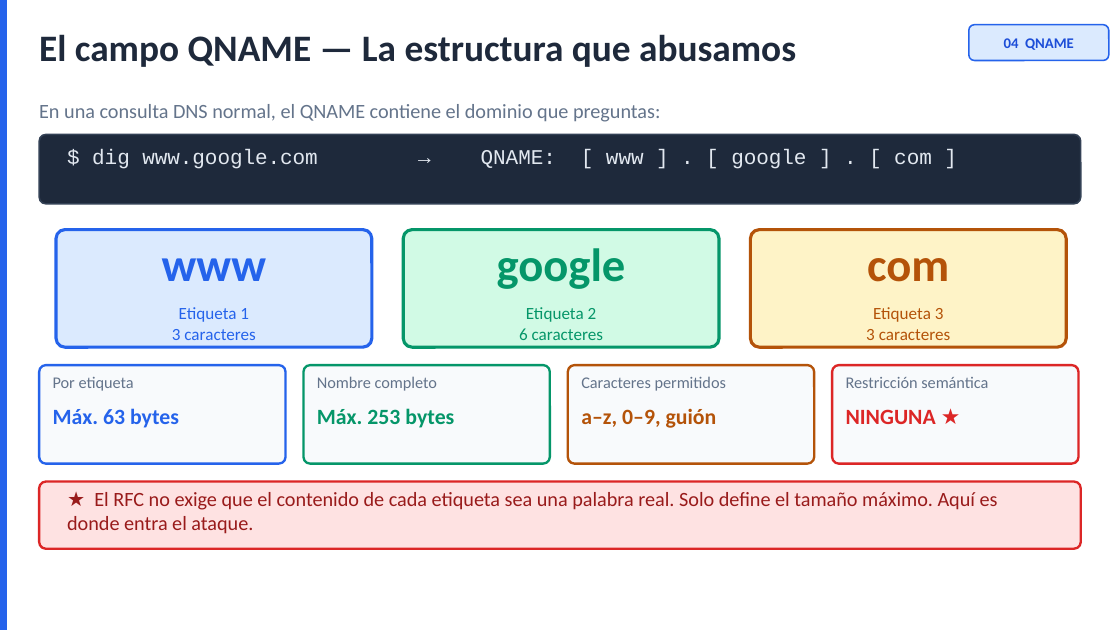
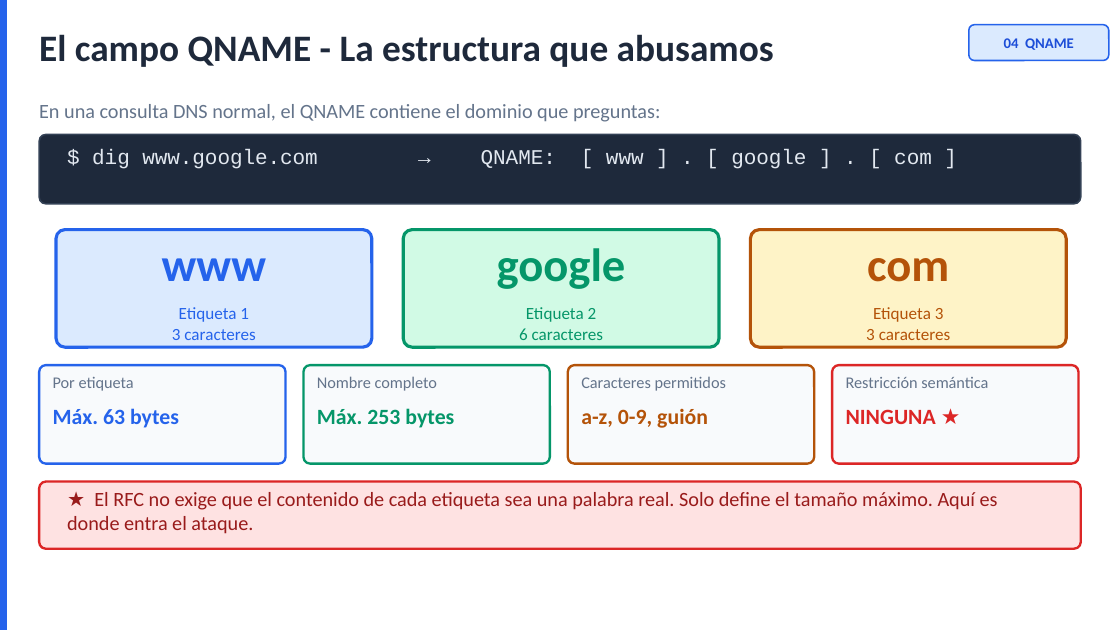
Before and after one commit to Fulish-code/Offensive-DNS_Expo, a slide deck: slide 5 of presentacion/exfiltracion-dns-v2.pptx. Drawn at 1120x630 pixels with LibreOffice and Linux fonts; fonts in the diff are those of the drawing. Boxes give left, top, right and bottom in pixels: in the first picture for what was removed or moved away, otherwise in the second. Text is boxed around its words. In the diff, an @@ line names an element or a change of style, - is before the commit and + after.

```diff
--- a/presentacion/exfiltracion-dns-v2.pptx
+++ b/presentacion/exfiltracion-dns-v2.pptx
@@ text at <box>39,34,774,67</box>: text changed @@
-El campo QNAME — La estructura que abusamos
+El campo QNAME - La estructura que abusamos
@@ text at <box>581,408,708,428</box>: text changed @@
-a–z, 0–9, guión
+a-z, 0-9, guión
```
Also in this commit, not shown: 3 other slides changed, 2 other files.
